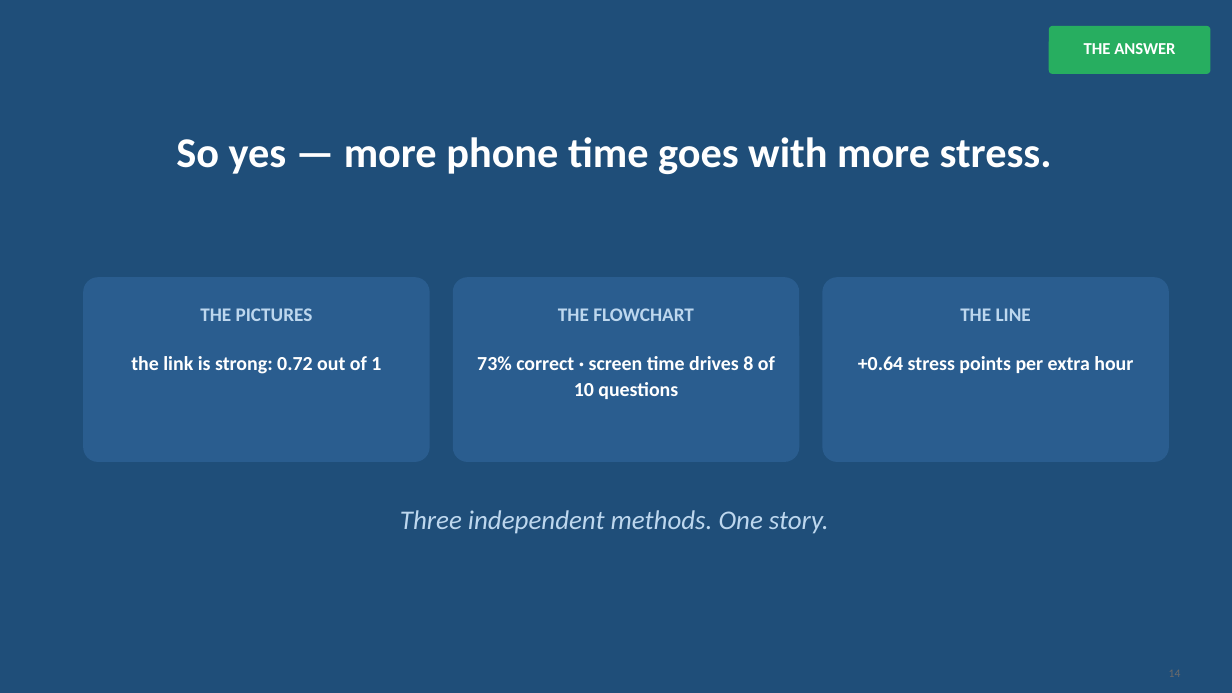
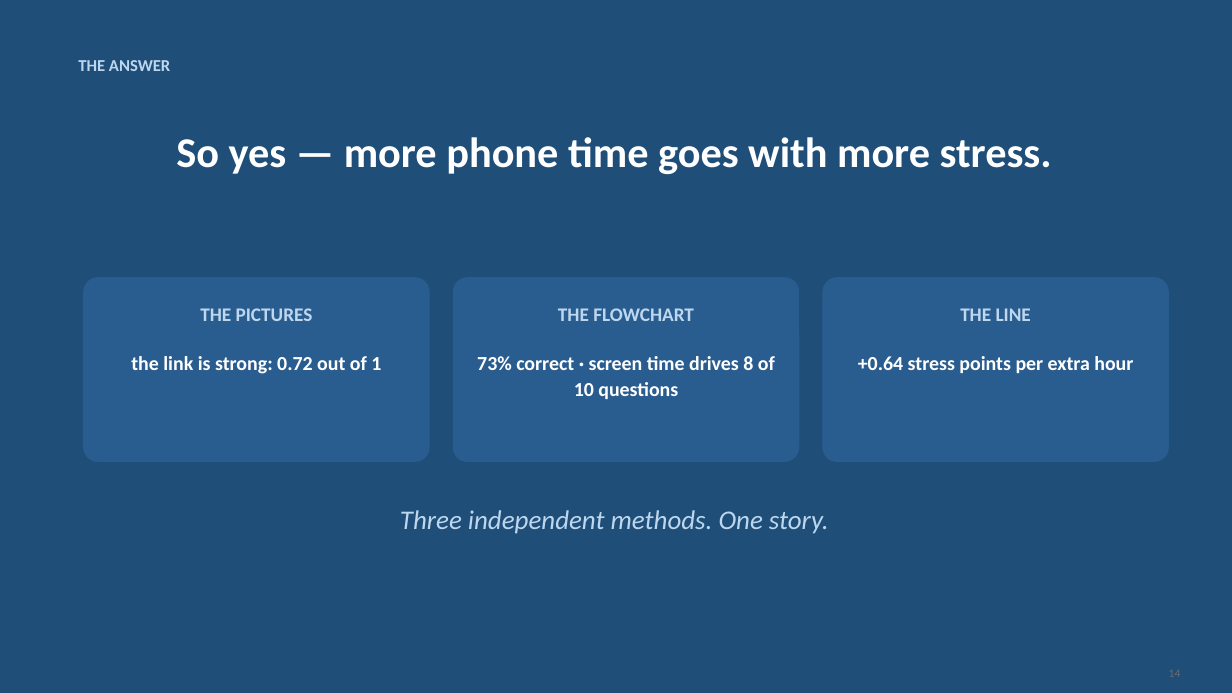
Before and after one commit to jaismine19/social-media-stress-analysis, a slide deck: slide 14 of presentation/Social_Media_Stress_Presentation.pptx. Drawn at 1232x693 pixels with LibreOffice and Linux fonts; fonts in the diff are those of the drawing. Boxes give left, top, right and bottom in pixels: in the first picture for what was removed or moved away, otherwise in the second. Text is boxed around its words. In the diff, an @@ line names an element or a change of style, - is before the commit and + after.

Commit message:
Replace boxed chapter tags with clean text labels at top-left

```diff
--- a/presentation/Social_Media_Stress_Presentation.pptx
+++ b/presentation/Social_Media_Stress_Presentation.pptx
@@ rounded rectangle removed at box(1049, 26, 1211, 74) @@
@@ text "THE ANSWER": place and size @@
-text "THE ANSWER" at box(1084, 43, 1175, 54)
+text "THE ANSWER" at box(78, 60, 170, 71)
@@ text "THE ANSWER" at box(78, 60, 170, 71): text colour #FFFFFF to #BDD7EE; alignment centre to left @@
```
Also in this commit, not shown: 12 other slides changed.
